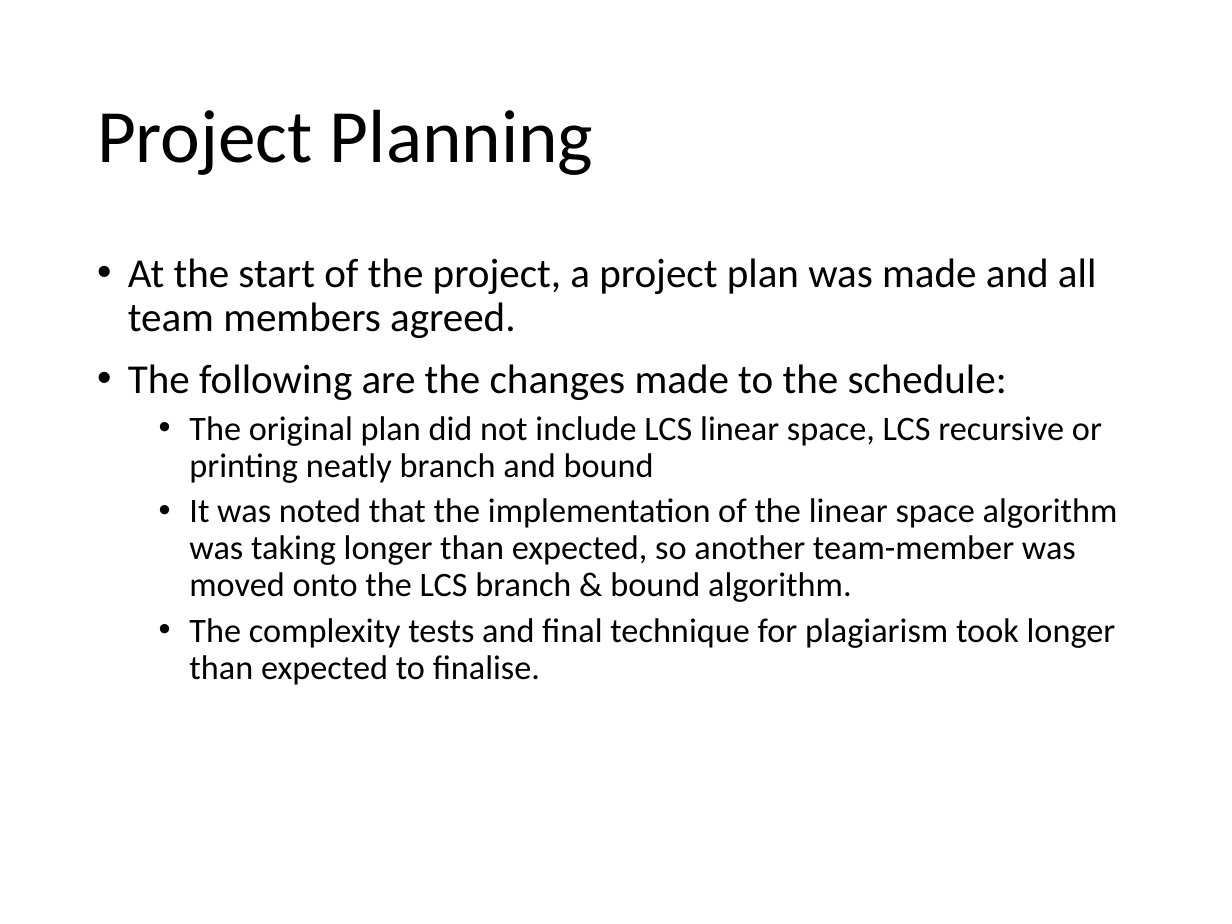
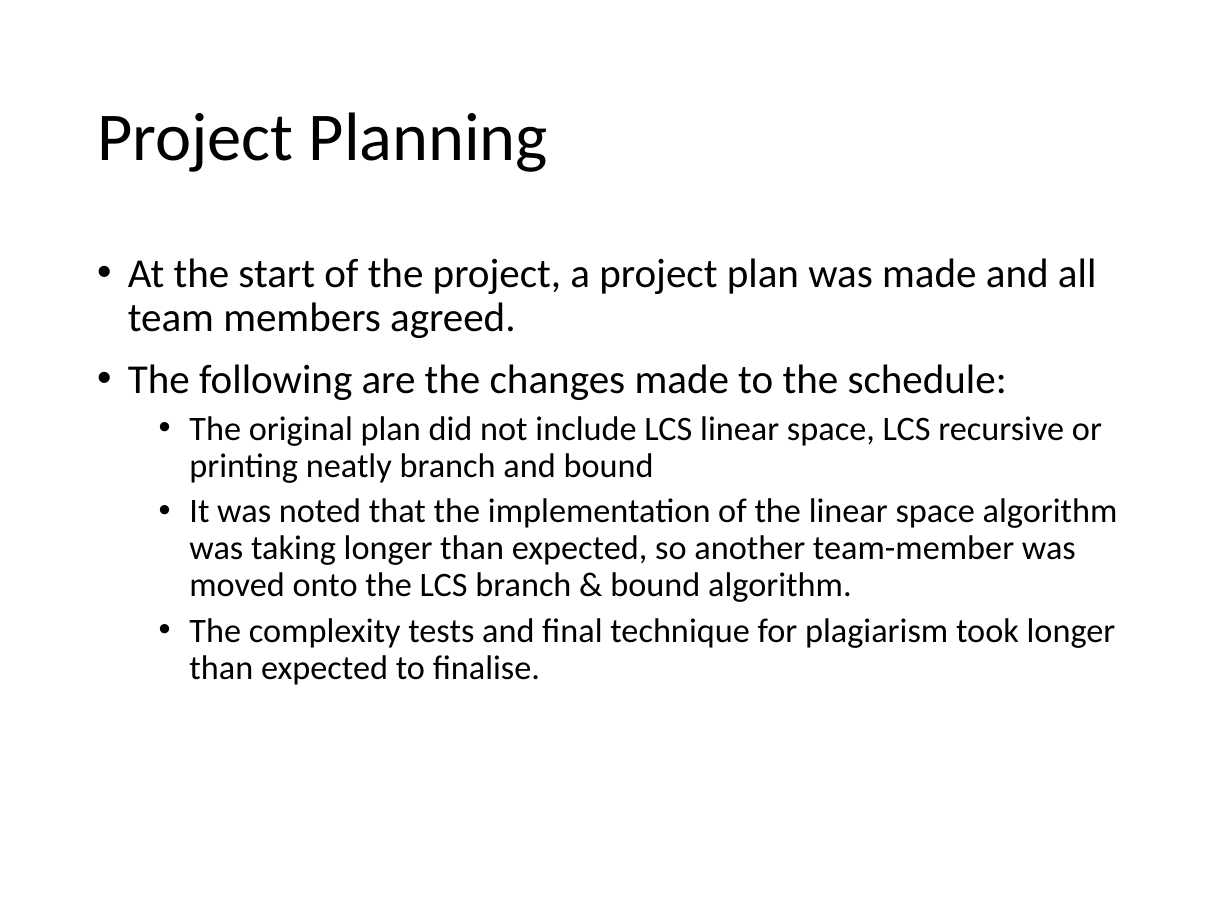
Before and after one commit to edbeeching/AA_LCS_Project, a slide deck: slide 65 of Presentation_v1.pptx (slide 53 before the commit). Drawn at 1232x924 pixels with LibreOffice and Linux fonts; fonts in the diff are those of the drawing. Boxes give left, top, right and bottom in pixels: in the first picture for what was removed or moved away, otherwise in the second. Text is boxed around its words. In the diff, an @@ line names an element or a change of style, - is before the commit and + after.

```diff
--- a/Presentation_v1.pptx
+++ b/Presentation_v1.pptx
@@ title "Project Planning" at (97, 112, 548, 172): size 44 to 40 pt @@
```
Also in this commit, not shown: 9 other slides changed, 14 slides added, 2 slides removed, 59 other files.
